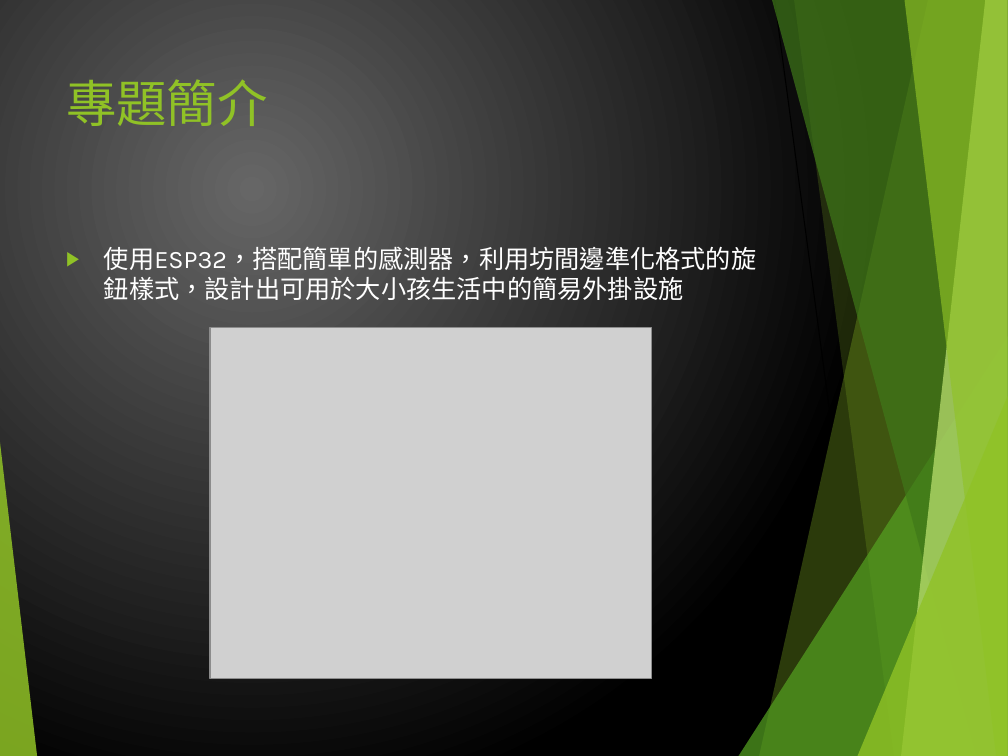
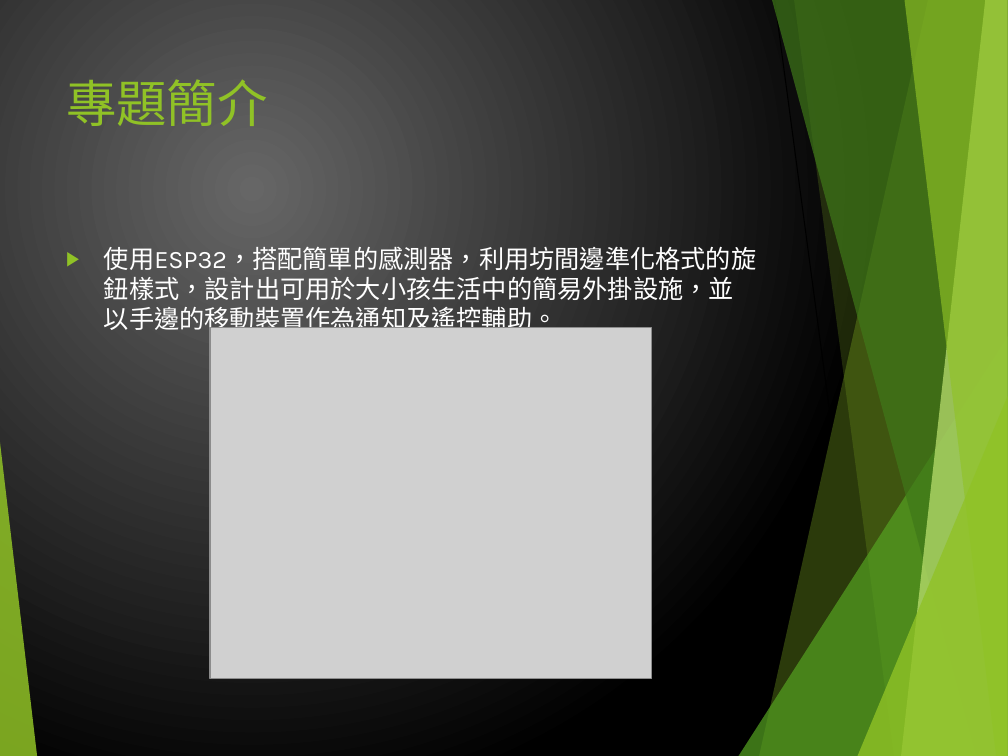
Before and after one commit to pupipaoo/Project-Gas-Emergency-switch, a slide deck: slide 3 of PPT/GasEmergenceSwitch.pptx. Drawn at 1008x756 pixels with LibreOffice and Linux fonts; fonts in the diff are those of the drawing; grey boxes stand for pictures. Boxes give left, top, right and bottom in pixels: in the first picture for what was removed or moved away, otherwise in the second. Text is boxed around its words. In the diff, an @@ line names an element or a change of style, - is before the commit and + after.

Commit message:
111.12.4 GES

```diff
--- a/PPT/GasEmergenceSwitch.pptx
+++ b/PPT/GasEmergenceSwitch.pptx
@@ text at [104,242,756,335]: text changed @@
-▶ 使用ESP32，搭配簡單的感測器，利用坊間邊準化格式的旋鈕樣式，設計出可用於大小孩生活中的簡易外掛設施
+▶ 使用ESP32，搭配簡單的感測器，利用坊間邊準化格式的旋鈕樣式，設計出可用於大小孩生活中的簡易外掛設施，並以手邊的移動裝置作為通知及遙控輔助。
```
Also in this commit, not shown: 1 other slide changed, 2 slides added.
